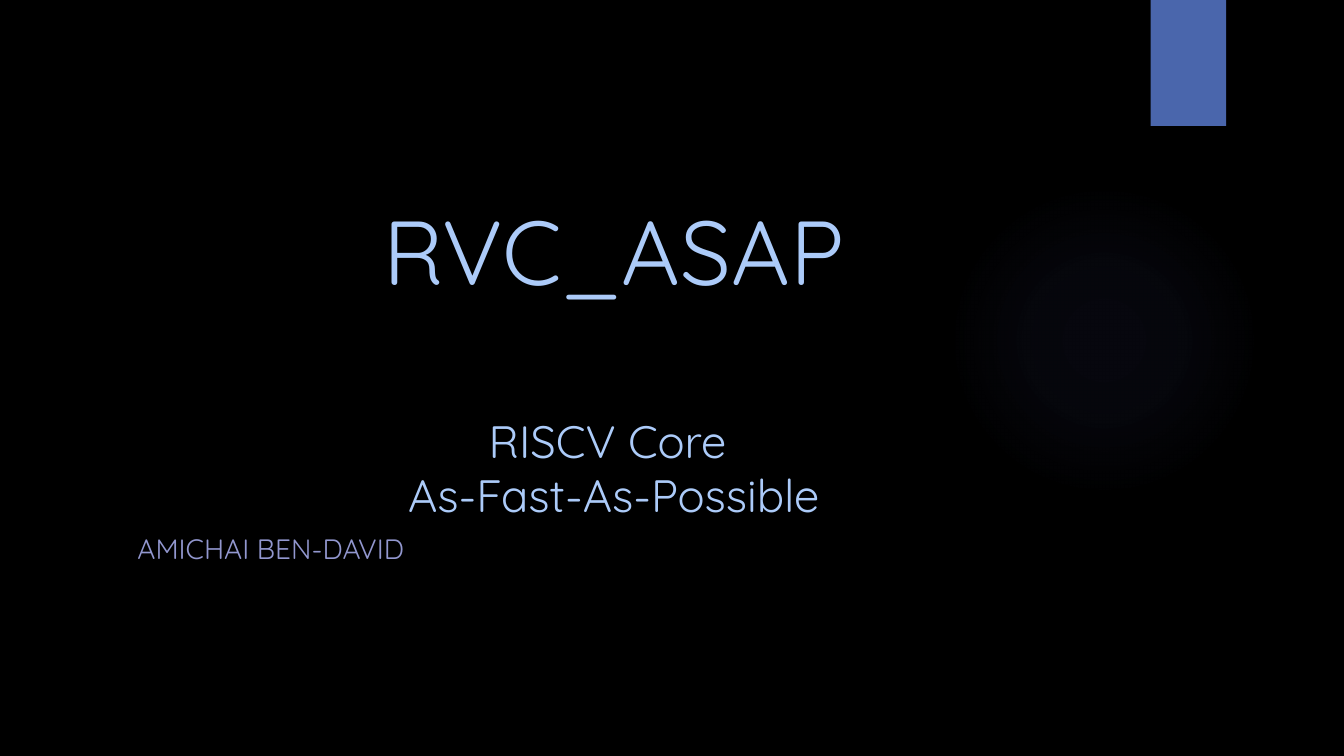
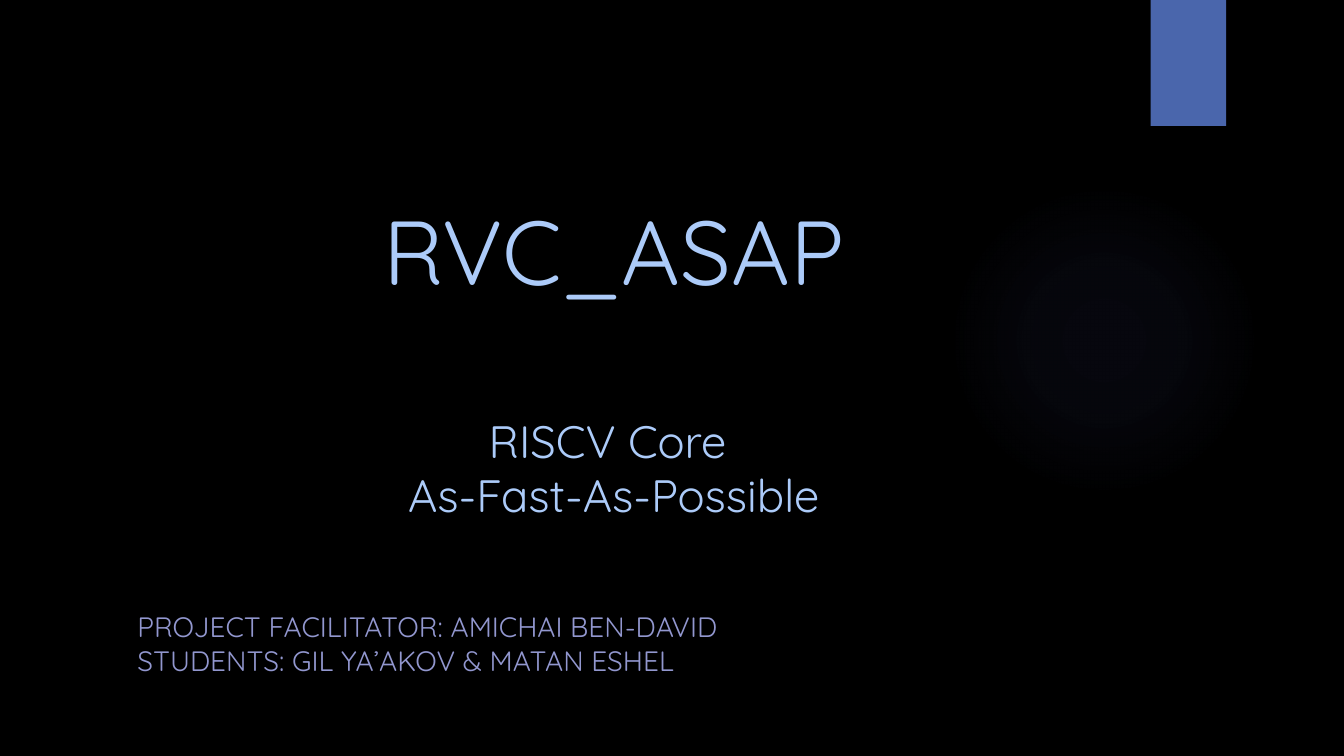
Before and after one commit to amichai-bd/rvc_asap, a slide deck: slide 1 of doc/rvc_asap.pptx. Drawn at 1344x756 pixels with LibreOffice and Linux fonts; fonts in the diff are those of the drawing; background and template pictures are left out. Boxes give left, top, right and bottom in pixels: in the first picture for what was removed or moved away, otherwise in the second. Text is boxed around its words. In the diff, an @@ line names an element or a change of style, - is before the commit and + after.

```diff
--- a/doc/rvc_asap.pptx
+++ b/doc/rvc_asap.pptx
@@ subtitle at (137,617,717,672): text changed @@
-AMICHAI BEN-DAVID
+PROJECT FACILITATOR: AMICHAI BEN-DAVID
+STUDENTS: GIL YA’AKOV & MATAN ESHEL
```
Also in this commit, not shown: 8 other slides changed, 1 slide added, 46 other files.
